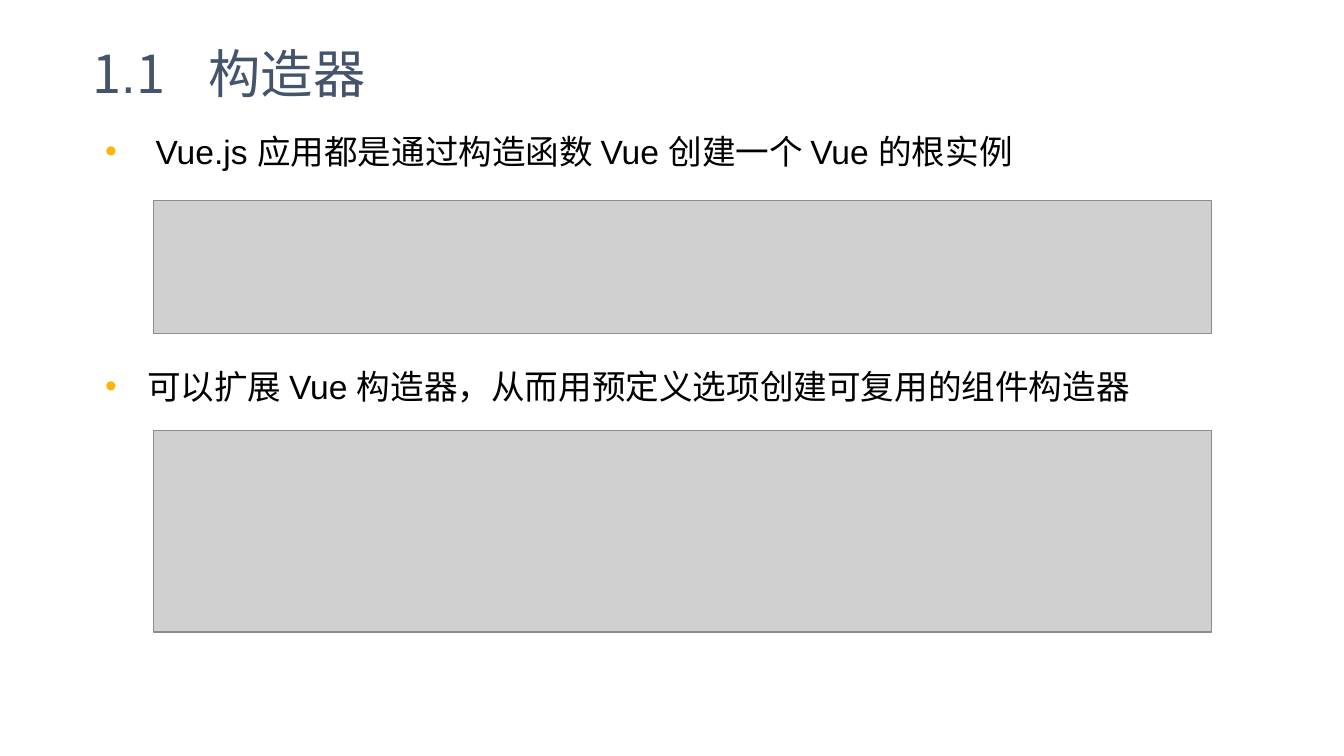
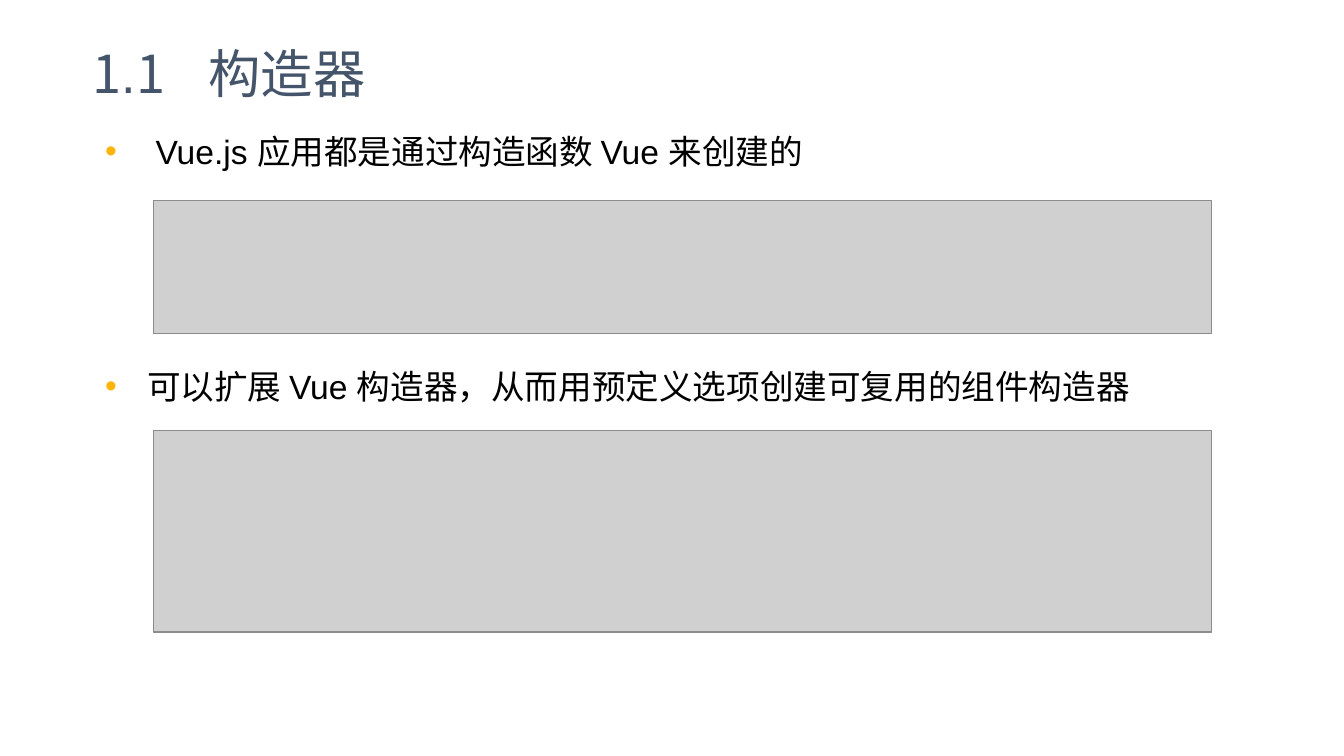
Before and after one commit to yxl2628/vuejs, a slide deck: slide 4 of 02 Vue基础.pptx. Drawn at 1344x756 pixels with LibreOffice and Linux fonts; fonts in the diff are those of the drawing; grey boxes stand for pictures. Boxes give left, top, right and bottom in pixels: in the first picture for what was removed or moved away, otherwise in the second. Text is boxed around its words. In the diff, an @@ line names an element or a change of style, - is before the commit and + after.

```diff
--- a/02 Vue基础.pptx
+++ b/02 Vue基础.pptx
@@ text at <box>156,135,802,170</box>: text changed @@
-• Vue.js 应用都是通过构造函数 Vue 创建一个 Vue 的根实例
+• Vue.js 应用都是通过构造函数 Vue 来创建的
```
Also in this commit, not shown: 40 other slides changed, 1 other file.
